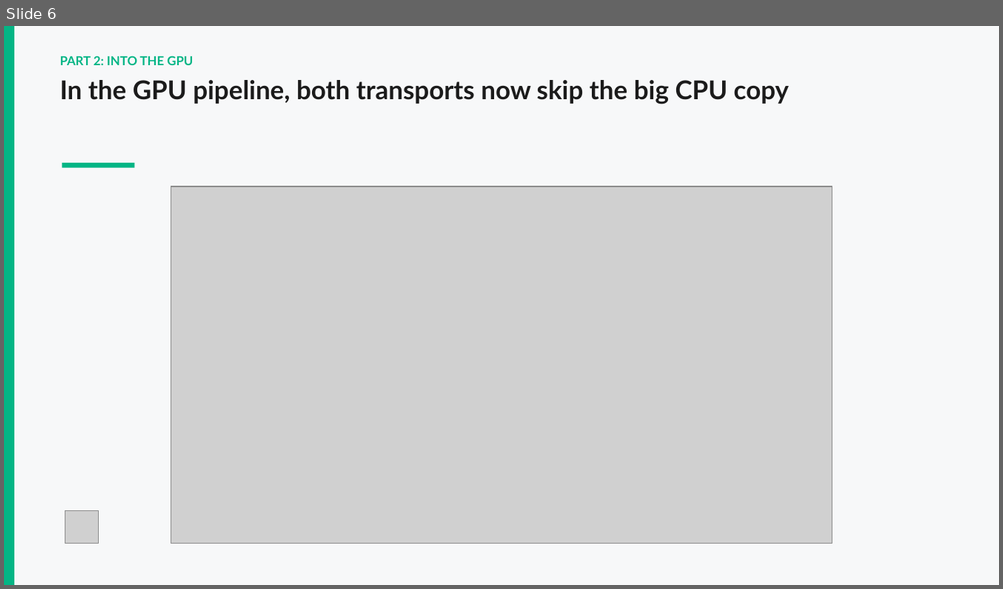
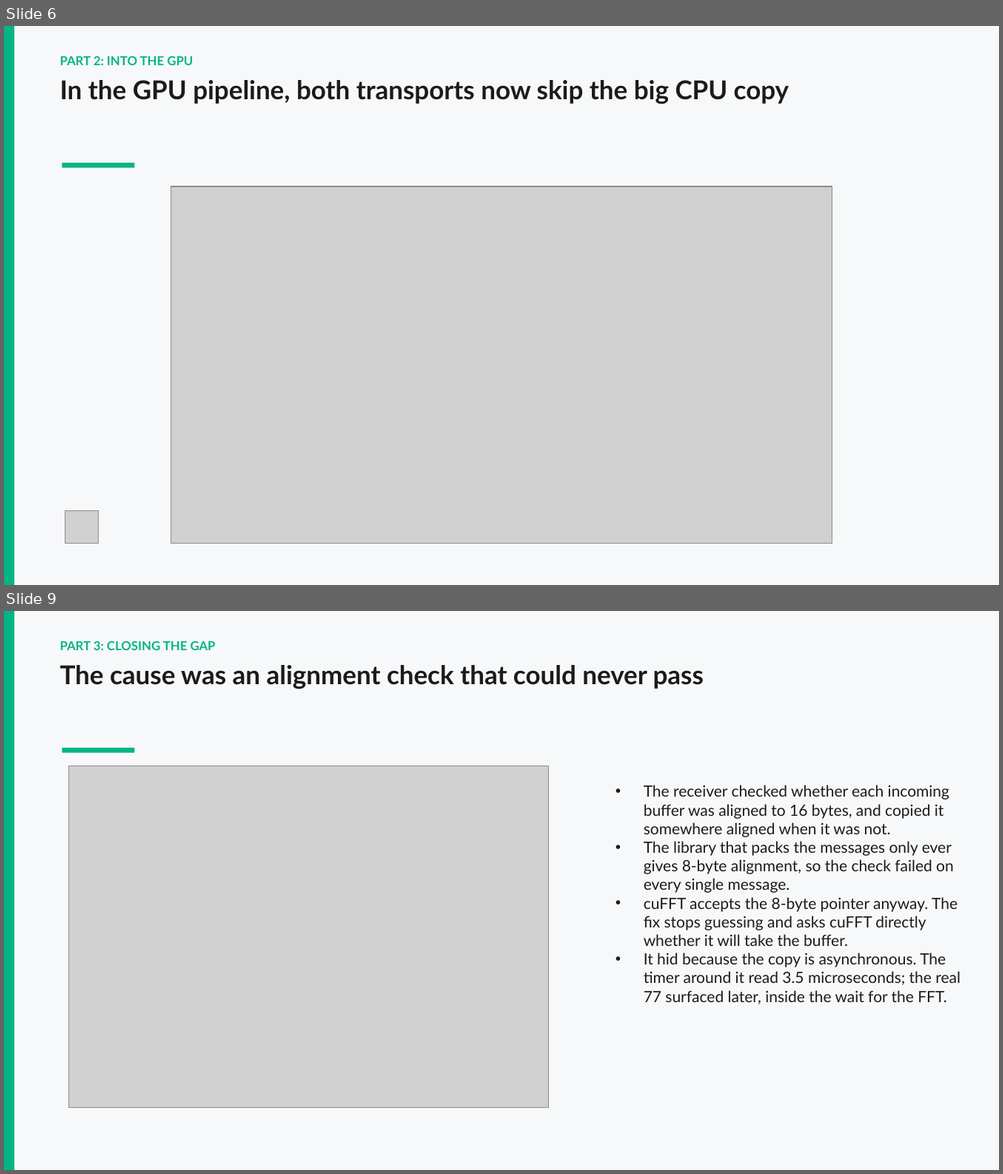
Before and after one commit to dvthomas01/DAQIRI_v_GRPC, a slide deck: presentation/Intern_showcase_Dami.pptx. Shown one above the other, each under a label of ours: slide 6 before the commit, slides 6 and 9 after it; the slides between them are not shown. The pictures are 1003x589 and 1003x1174 pixels, drawn with LibreOffice and Linux fonts; fonts in the diff are those of the drawing; grey boxes stand for pictures. Boxes give left, top, right and bottom in pixels: in the first picture for what was removed or moved away, otherwise in the second. Text is boxed around its words. In the diff, an @@ line names an element or a change of style, - is before the commit and + after.

```diff
--- a/presentation/Intern_showcase_Dami.pptx
+++ b/presentation/Intern_showcase_Dami.pptx
@@ slide 9 added at (4,611,999,1170), background #F7F8F9 @@
@@ rectangle added at (4,611,14,1170), fill #03B585 @@
@@ text added at (60,641,216,650), 12 pt, text #03B585, bold @@
+PART 3: CLOSING THE GAP
@@ text added at (60,665,703,689), 25 pt, text #1B1B1B, bold @@
+The cause was an alignment check that could never pass
@@ rectangle added at (62,748,134,753), fill #03B585 @@
@@ picture added at (68,766,549,1108) @@
@@ text added at (643,785,960,1005), 15 pt, text #1B1B1B @@
+• The receiver checked whether each incoming buffer was aligned to 16 bytes, and copied it somewhere aligned when it was not.
+• The library that packs the messages only ever gives 8-byte alignment, so the check failed on every single message.
+• cuFFT accepts the 8-byte pointer anyway. The fix stops guessing and asks cuFFT directly whether it will take the buffer.
+• It hid because the copy is asynchronous. The timer around it read 3.5 microseconds; the real 77 surfaced later, inside the wait for the FFT.
```
Also in this commit, not shown: 6 slides changed, 5 other slides added, 2 slides removed, 7 other files.
